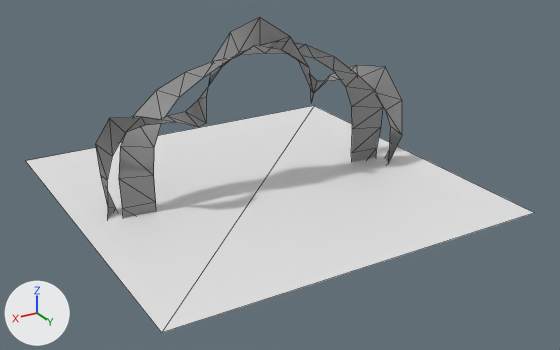
Before and after pictures for a commit that changed the glTF model lib/crumb/dragonvoid/meshes/dragonvoid_arc.glb.
Camera for both pictures: a 50 mm camera at (8.93, 15.84, 8.41) aimed at (-0.13, 0.73, 0.85). Every picture has the same lights, and +X, +Y and +Z are marked at lower left. Mesh edges are drawn as thin lines. Where no turn or scale is listed for an object, it has been applied to the vertices.

Names of what the first picture shows: 'Floor-noimp', 'Strand', 'Strand.001'.
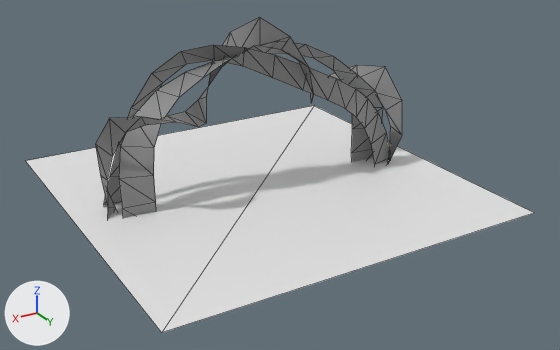
Commit message: Dragonvoid iridescence

The change in detail:
Material 'mat_temp2' (mat_mat_temp2) is new.
Its base color is (0.25, 0.25, 0.25) (grey #898989).
Mesh me_plane is new.
It has 36 vertices, 34 faces and spans x -3.88..3.88, y -1.05..0.64, z -4.27..0.15.
It uses material mat_mat_temp2 (grey #898989).
Object 'Strand.002' (ob_strand_002) is new; it shows me_plane.
Its location is (0.0, 0.0, 3.93).

What differs and where, as boxes [x1, y1, x2, y2] in the pictures (560 x 350 px):
'Strand.002', added: after [104, 45, 391, 207]
